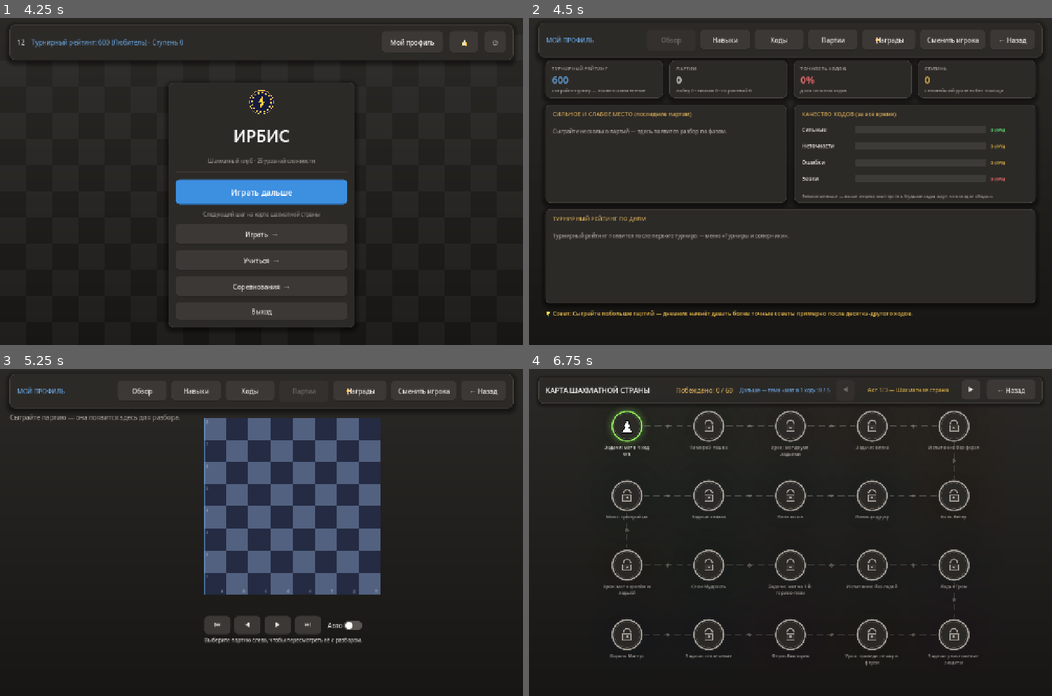
Above: before the commit, frames 1-4 (two rows, left to right).
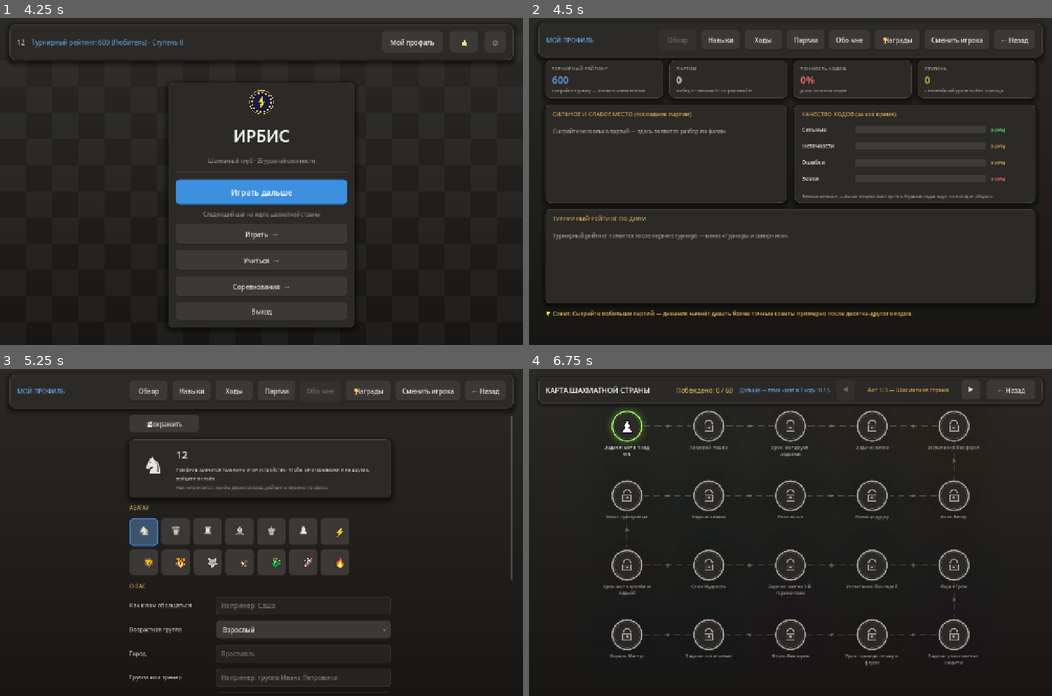
Above: after the commit, the same moments.

Repository: gish4ik1985-crypto/chess-off
Game: Godot game, scene res://scenes/Login.tscn
Two runs of this game, one before a commit and one after it. Both use one fixed random seed, a clock stepped at 60 frames per second and the inputs below.
Inputs (mouse positions are in pixels of both pictures, inside the frame that each line leads up to):
- Up to frame 1 (4.25 s): click "+ Новый игрок" at 0.5 s; click (261, 152) at 1.27 s; type "12" at 1.35 s; click "Взрослый" at 2 s; click "Создать и играть" at 2.75 s; click "Создать и играть" at 3.5 s
- Up to frame 2 (4.5 s): click "Мой профиль" at 4.25 s
- Up to frame 3 (5.25 s): click (319, 391) at 5 s, where only the run after the commit has a clickable "Обо мне"
- Up to frame 4 (6.75 s): click "← Назад" at 5.75 s; click "Играть дальше" at 6.5 s

Frame 1 is identical in both runs. In frame 2, 0.6% of the frame differs, in the area x 25-96%, y 5-9%; in frame 3, 22%, in the area x 1-98%, y 5-99%; in frame 4, nothing differs.

Commit message:
Профиль: вкладка «Обо мне» — аватар, имя, возраст, город, группа, опыт, разряд, цель, о себе, приватность, смена пароля
Co-Authored-By: Claude Sonnet 5.5 <noreply@anthropic.com>

Diff:
--- a/scripts/Cloud.gd
+++ b/scripts/Cloud.gd
@@ -348,6 +348,11 @@
 		"games": Profile.games_played,
 		"cups": Profile.tournaments_won,
 		"age": Profile.age_group,
+		"avatar": Profile.avatar,
+		"hidden": not Profile.public_visible,
+		"city": Profile.city if Profile.public_details else "",
+		"about": Profile.about if Profile.public_details else "",
+		"rank": Profile.rank_level,
 		"seen": int(Time.get_unix_time_from_system()),
 	}
 
@@ -360,6 +365,12 @@
 		return {"ok": false, "error": "Уже отправляется."}
 	_pushing = true
 	var res := await set_doc("players/" + uid, public_card())
+	if not res.ok:
+		# правила базы ещё старые (без новых полей анкеты) — отправляем короткую карточку
+		var basic := public_card()
+		for k in ["avatar", "hidden", "city", "about", "rank"]:
+			basic.erase(k)
+		res = await set_doc("players/" + uid, basic)
 	if res.ok:
 		var bytes := Profile.export_profile_bytes()
 		if bytes.size() > 0 and bytes.size() <= MAX_PRIVATE_BYTES:
--- a/scripts/Diary.gd
+++ b/scripts/Diary.gd
@@ -20,6 +20,8 @@
 var skills_draw: Node2D
 var page_moves: Control
 var page_games: Control
+var page_about: Control
+var tab_about: Button
 var overview_draw: Node2D
 
 const SkillProfileScript = preload("res://scripts/SkillProfile.gd")
@@ -90,15 +92,23 @@
 func _setup_profile_bar() -> void:
 	var bar: HBoxContainer = $TopBar/HBox
 	($TopBar/HBox/TitleLabel as Label).text = "МОЙ ПРОФИЛЬ"
+	for t in [$TopBar/HBox/TabOverview, $TopBar/HBox/TabSkills, $TopBar/HBox/TabMoves, $TopBar/HBox/TabGames]:
+		(t as Button).custom_minimum_size.x = 92
+	($TopBar/HBox/MenuButton as Button).custom_minimum_size.x = 92
+	tab_about = Button.new()
+	tab_about.text = "Обо мне"
+	tab_about.custom_minimum_size = Vector2(92, 0)
+	bar.add_child(tab_about)
+	bar.move_child(tab_about, $TopBar/HBox/TabGames.get_index() + 1)
 	var trophies := Button.new()
 	trophies.text = "🏆 Награды"
-	trophies.custom_minimum_size = Vector2(130, 0)
+	trophies.custom_minimum_size = Vector2(110, 0)
 	trophies.pressed.connect(func(): Global.open("res://scenes/TrophyRoom.tscn", "res://scenes/Diary.tscn"))
 	bar.add_child(trophies)
 	bar.move_child(trophies, $TopBar/HBox/MenuButton.get_index())
 	var switch_b := Button.new()
 	switch_b.text = "Сменить игрока"
-	switch_b.custom_minimum_size = Vector2(150, 0)
+	switch_b.custom_minimum_size = Vector2(130, 0)
 	switch_b.pressed.connect(func():
 		Global.back_stack.clear()
 		get_tree().change_scene_to_file("res://scenes/Login.tscn"))
@@ -111,10 +121,13 @@
 	tab_skills.pressed.connect(func(): _show_tab(3))
 	tab_moves.pressed.connect(func(): _show_tab(1))
 	tab_games.pressed.connect(func(): _show_tab(2))
+	tab_about.pressed.connect(func(): _show_tab(4))
 	_build_overview_page()
 	_build_skills_page()
 	_build_moves_page()
 	_build_games_page()
+	page_about = preload("res://scripts/ProfileForm.gd").new()
+	add_child(page_about)
 	_show_tab(0)
 
 func _exit_tree() -> void:
@@ -132,11 +145,17 @@
 func _on_menu_pressed() -> void:
 	Global.go_back()
 
+func _open_about_tab() -> void: # для снимков экрана
+	_show_tab(4)
+
+
 func _show_tab(i: int) -> void:
 	page_overview.visible = i == 0
 	page_moves.visible = i == 1
 	page_games.visible = i == 2
 	page_skills.visible = i == 3
+	page_about.visible = i == 4
+	tab_about.disabled = i == 4
 	tab_skills.disabled = i == 3
 	tab_overview.disabled = i == 0
 	tab_moves.disabled = i == 1
--- a/scripts/Menu.gd
+++ b/scripts/Menu.gd
@@ -382,7 +382,7 @@
 	_show_panel(main_panel)
 
 func _update_profile_bar() -> void:
-	user_label.text = Profile.display_name
+	user_label.text = (Profile.avatar + " " if Profile.avatar != "" else "") + (Profile.call_name if Profile.call_name != "" else Profile.display_name)
 	rating_label.text = "Турнирный рейтинг: %d (%s) · Ступень %d" % [round(Profile.tournament_rating), Profile.rating_title(), Profile.clean_step()]
 	rating_label.tooltip_text = "Турнирный рейтинг растёт от турниров. Ступень — сильнейший уровень компьютера, побеждённый без помощи."
 	rating_label.mouse_filter = Control.MOUSE_FILTER_STOP
--- a/scripts/Players.gd
+++ b/scripts/Players.gd
@@ -81,6 +81,8 @@
 	_clear()
 	var place := 0
 	for d in r.docs:
+		if bool(d.get("hidden", false)) and String(d.get("nick", "")) != Cloud.nick:
+			continue # игрок скрыл себя в настройках приватности
 		place += 1
 		_list.add_child(_row(place, d))
 
@@ -98,12 +100,18 @@
 	name_box.size_flags_horizontal = Control.SIZE_EXPAND_FILL
 	h.add_child(name_box)
 	var nm := Label.new()
-	nm.text = ("⭐ " if mine else "") + String(d.get("nick", "?"))
+	nm.text = ("⭐ " if mine else "") + String(d.get("avatar", "")) + (" " if String(d.get("avatar", "")) != "" else "") + String(d.get("nick", "?"))
 	nm.add_theme_font_size_override("font_size", 17)
 	nm.add_theme_color_override("font_color", Color(1, 0.65, 0.95) if mine else Color(0.1, 0.95, 1))
 	name_box.add_child(nm)
 	var sub := Label.new()
 	sub.text = "%s · партий: %d · кубков: %d" % [d.get("title", ""), int(d.get("games", 0)), int(d.get("cups", 0))]
+	var extra := String(d.get("city", ""))
+	if String(d.get("about", "")) != "":
+		extra += (" · " if extra != "" else "") + String(d.get("about", ""))
+	if extra != "":
+		sub.text += "
+" + extra
 	sub.add_theme_font_size_override("font_size", 12)
 	sub.add_theme_color_override("font_color", Color(0.55, 0.6, 0.7))
 	name_box.add_child(sub)
--- a/scripts/Profile.gd
+++ b/scripts/Profile.gd
@@ -56,6 +56,17 @@
 var current_user: String = "" # sanitized file key; "" means no user logged in yet
 var display_name: String = ""
 var age_group: String = "" # "kid" / "teen" / "adult" / "" — для подбора подсказок и тона обучения
+# Личная информация (вкладка «Обо мне» в профиле)
+var avatar: String = ""
+var call_name: String = ""
+var city: String = ""
+var club_group: String = ""
+var about: String = ""
+var experience: int = 0 # индекс в ProfileForm.EXPERIENCE
+var rank_level: int = 0 # индекс в ProfileForm.RANKS
+var goal: int = 0 # индекс в ProfileForm.GOALS
+var public_visible: bool = true # показывать в таблице «Игроки школы»
+var public_details: bool = true # показывать город и «о себе»
 
 var rating: float = Glicko2.DEFAULT_RATING
 var rd: float = Glicko2.DEFAULT_RD
@@ -271,6 +282,16 @@
 
 func _reset_defaults() -> void:
 	age_group = ""
+	avatar = ""
+	call_name = ""
+	city = ""
+	club_group = ""
+	about = ""
+	experience = 0
+	rank_level = 0
+	goal = 0
+	public_visible = true
+	public_details = true
 	rating = Glicko2.DEFAULT_RATING
 	rd = Glicko2.DEFAULT_RD
 	volatility = Glicko2.DEFAULT_VOLATILITY
@@ -1527,6 +1548,16 @@
 	var cfg = ConfigFile.new()
 	cfg.set_value("meta", "display_name", display_name)
 	cfg.set_value("meta", "age_group", age_group)
+	cfg.set_value("about", "avatar", avatar)
+	cfg.set_value("about", "call_name", call_name)
+	cfg.set_value("about", "city", city)
+	cfg.set_value("about", "club_group", club_group)
+	cfg.set_value("about", "about", about)
+	cfg.set_value("about", "experience", experience)
+	cfg.set_value("about", "rank_level", rank_level)
+	cfg.set_value("about", "goal", goal)
+	cfg.set_value("about", "public_visible", public_visible)
+	cfg.set_value("about", "public_details", public_details)
 	cfg.set_value("rating", "value", rating)
 	cfg.set_value("rating", "rd", rd)
 	cfg.set_value("rating", "volatility", volatility)
@@ -1642,6 +1673,16 @@
 		push_warning("Профиль повреждён, восстановлен из .bak: " + path)
 	display_name = cfg.get_value("meta", "display_name", display_name)
 	age_group = cfg.get_value("meta", "age_group", "")
+	avatar = String(cfg.get_value("about", "avatar", ""))
+	call_name = String(cfg.get_value("about", "call_name", ""))
+	city = String(cfg.get_value("about", "city", ""))
+	club_group = String(cfg.get_value("about", "club_group", ""))
+	about = String(cfg.get_value("about", "about", ""))
+	experience = int(cfg.get_value("about", "experience", 0))
+	rank_level = int(cfg.get_value("about", "rank_level", 0))
+	goal = int(cfg.get_value("about", "goal", 0))
+	public_visible = bool(cfg.get_value("about", "public_visible", true))
+	public_details = bool(cfg.get_value("about", "public_details", true))
 	rating = cfg.get_value("rating", "value", Glicko2.DEFAULT_RATING)
 	rd = cfg.get_value("rating", "rd", Glicko2.DEFAULT_RD)
 	volatility = cfg.get_value("rating", "volatility", Glicko2.DEFAULT_VOLATILITY)
--- /dev/null
+++ b/scripts/ProfileForm.gd
@@ -0,0 +1,238 @@
+extends ScrollContainer
+
+# Вкладка «Обо мне» в «Моём профиле»: личная информация игрока — аватар, как называть, возраст, город,
+# группа, опыт, разряд, цель, пара слов о себе и настройки приватности. Кнопка «Сохранить» — наверху.
+# Ник (имя в игре) не меняется: на нём держатся вход, рейтинг и перенос профиля.
+
+const AGE_GROUPS := [["kid", "Ребёнок (до 12)"], ["teen", "Подросток (12–17)"], ["adult", "Взрослый"]]
+const EXPERIENCE := ["Только учусь", "Играю для себя", "Играю в турнирах"]
+const RANKS := ["Нет разряда", "3 разряд", "2 разряд", "1 разряд", "КМС и выше"]
+const GOALS := ["Научиться играть", "Поднять рейтинг", "Готовлюсь к турнирам", "Просто для удовольствия"]
+const AVATARS := ["♞", "♛", "♜", "♝", "♚", "♟", "⚡", "🦁", "🐯", "🐺", "🦅", "🐉", "🚀", "🔥"]
+
+var _avatar := ""
+var _avatar_buttons: Dictionary = {}
+var _avatar_big: Label
+var _call: LineEdit
+var _age: OptionButton
+var _city: LineEdit
+var _group: LineEdit
+var _exp: OptionButton
+var _rank: OptionButton
+var _goal: OptionButton
+var _about: LineEdit
+var _visible_chk: CheckButton
+var _details_chk: CheckButton
+var _status: Label
+var _save_btn: Button
+var _reset_btn: Button
+
+func _ready() -> void:
+	set_anchors_and_offsets_preset(Control.PRESET_FULL_RECT)
+	offset_top = 112.0
+	offset_left = 24.0
+	offset_right = -24.0
+	offset_bottom = -8.0
+	horizontal_scroll_mode = ScrollContainer.SCROLL_MODE_DISABLED
+	var center := CenterContainer.new()
+	center.size_flags_horizontal = Control.SIZE_EXPAND_FILL
+	add_child(center)
+	var col := VBoxContainer.new()
+	col.custom_minimum_size = Vector2(640, 0)
+	col.add_theme_constant_override("separation", 14)
+	center.add_child(col)
+
+	# верхняя строка: сохранить и результат
+	var top := HBoxContainer.new()
+	top.add_theme_constant_override("separation", 12)
+	col.add_child(top)
+	_save_btn = Button.new()
+	_save_btn.text = "💾 Сохранить"
+	_save_btn.custom_minimum_size = Vector2(170, 46)
+	_save_btn.pressed.connect(_on_save)
+	top.add_child(_save_btn)
+	_status = Label.new()
+	_status.size_flags_horizontal = Control.SIZE_EXPAND_FILL
+	_status.autowrap_mode = TextServer.AUTOWRAP_WORD_SMART
+	_status.add_theme_font_size_override("font_size", 13)
+	top.add_child(_status)
+
+	# визитка: аватар, ник, где хранится профиль
+	var card := PanelContainer.new()
+	col.add_child(card)
+	var card_row := HBoxContainer.new()
+	card_row.add_theme_constant_override("separation", 16)
+	card.add_child(card_row)
+	_avatar_big = Label.new()
+	_avatar_big.add_theme_font_size_override("font_size", 52)
+	_avatar_big.custom_minimum_size = Vector2(80, 0)
+	_avatar_big.horizontal_alignment = HORIZONTAL_ALIGNMENT_CENTER
+	_avatar_big.vertical_alignment = VERTICAL_ALIGNMENT_CENTER
+	card_row.add_child(_avatar_big)
+	var card_col := VBoxContainer.new()
+	card_col.size_flags_horizontal = Control.SIZE_EXPAND_FILL
+	card_row.add_child(card_col)
+	var nick := Label.new()
+	nick.text = Profile.display_name
+	nick.add_theme_font_size_override("font_size", 24)
+	card_col.add_child(nick)
+	var acc := Label.new()
+	acc.autowrap_mode = TextServer.AUTOWRAP_WORD_SMART
+	acc.add_theme_font_size_override("font_size", 12)
+	acc.text = _account_text()
+	card_col.add_child(acc)
+	var nick_hint := Label.new()
+	nick_hint.text = "Ник не меняется: на нём держатся вход, рейтинг и перенос профиля."
+	nick_hint.autowrap_mode = TextServer.AUTOWRAP_WORD_SMART
+	nick_hint.add_theme_font_size_override("font_size", 11)
+	nick_hint.add_theme_color_override("font_color", Color(0.55, 0.6, 0.7))
+	card_col.add_child(nick_hint)
+
+	# аватар
+	col.add_child(_section("Аватар"))
+	var grid := GridContainer.new()
+	grid.columns = 7
+	grid.add_theme_constant_override("h_separation", 8)
+	grid.add_theme_constant_override("v_separation", 8)
+	col.add_child(grid)
+	_avatar = Profile.avatar if Profile.avatar != "" else AVATARS[0]
+	for a in AVATARS:
+		var b := Button.new()
+		b.text = a
+		b.toggle_mode = true
+		b.custom_minimum_size = Vector2(70, 56)
+		b.add_theme_font_size_override("font_size", 26)
+		b.pressed.connect(_pick_avatar.bind(a))
+		grid.add_child(b)
+		_avatar_buttons[a] = b
+	_pick_avatar(_avatar)
+
+	# личное
+	col.add_child(_section("О вас"))
+	_call = _line(col, "Как к вам обращаться", Profile.call_name, "Например: Саша", 24)
+	_age = _option(col, "Возрастная группа", AGE_GROUPS.map(func(g): return g[1]), _age_index())
+	_city = _line(col, "Город", Profile.city, "Ярославль", 30)
+	_group = _line(col, "Группа или тренер", Profile.club_group, "Например: группа Ивана Петровича", 40)
+	_about = _line(col, "Пара слов о себе", Profile.about, "Люблю гамбиты и мультики", 80)
+
+	col.add_child(_section("Шахматы"))
+	_exp = _option(col, "Опыт", EXPERIENCE, Profile.experience)
+	_rank = _option(col, "Разряд", RANKS, Profile.rank_level)
+	_goal = _option(col, "Цель", GOALS, Profile.goal)
+
+	col.add_child(_section("Приватность"))
+	_visible_chk = CheckButton.new()
+	_visible_chk.text = "Показывать меня в таблице «Игроки школы»"
+	_visible_chk.button_pressed = Profile.public_visible
+	col.add_child(_visible_chk)
+	_details_chk = CheckButton.new()
+	_details_chk.text = "Показывать другим мой город и «пару слов о себе»"
+	_details_chk.button_pressed = Profile.public_details
+	col.add_child(_details_chk)
+	var priv := Label.new()
+	priv.text = "Статистика ходов, сильные и слабые стороны всегда остаются только у вас."
+	priv.autowrap_mode = TextServer.AUTOWRAP_WORD_SMART
+	priv.add_theme_font_size_override("font_size", 12)
+	priv.add_theme_color_override("font_color", Color(0.55, 0.6, 0.7))
+	col.add_child(priv)
+
+	# аккаунт
+	if Cloud.enabled and Cloud.signed_in and Cloud.email != "":
+		col.add_child(_section("Аккаунт"))
+		_reset_btn = Button.new()
+		_reset_btn.text = "Сменить пароль — письмо на %s" % Cloud.email
+		_reset_btn.custom_minimum_size = Vector2(0, 46)
+		_reset_btn.pressed.connect(_on_reset_password)
+		col.add_child(_reset_btn)
+	var pad := Control.new()
+	pad.custom_minimum_size = Vector2(0, 24)
+	col.add_child(pad)
+
+func _account_text() -> String:
+	if Cloud.enabled and Cloud.signed_in:
+		return "Онлайн-аккаунт: %s. Профиль хранится в облаке и открывается с любого устройства." % Cloud.email
+	return "Профиль хранится только на этом устройстве. Чтобы он открывался и на других, войдите онлайн."
+
+func _age_index() -> int:
+	for i in range(AGE_GROUPS.size()):
+		if AGE_GROUPS[i][0] == Profile.age_group:
+			return i
+	return 2
+
+func _section(text: String) -> Label:
+	var l := Label.new()
+	l.text = text.to_upper()
+	l.add_theme_font_size_override("font_size", 13)
+	l.add_theme_color_override("font_color", Color(0.96, 0.76, 0.3))
+	return l
+
+func _field_row(parent: Control, caption: String) -> HBoxContainer:
+	var row := HBoxContainer.new()
+	row.add_theme_constant_override("separation", 12)
+	var l := Label.new()
+	l.text = caption
+	l.custom_minimum_size = Vector2(200, 0)
+	l.add_theme_font_size_override("font_size", 14)
+	row.add_child(l)
+	parent.add_child(row)
+	return row
+
+func _line(parent: Control, caption: String, value: String, hint: String, max_len: int) -> LineEdit:
+	var row := _field_row(parent, caption)
+	var e := LineEdit.new()
+	e.text = value
+	e.placeholder_text = hint
+	e.max_length = max_len
+	e.custom_minimum_size = Vector2(0, 44)
+	e.size_flags_horizontal = Control.SIZE_EXPAND_FILL
+	row.add_child(e)
+	return e
+
+func _option(parent: Control, caption: String, items: Array, selected: int) -> OptionButton:
+	var row := _field_row(parent, caption)
+	var o := OptionButton.new()
+	for it in items:
+		o.add_item(String(it))
+	o.selected = clampi(selected, 0, items.size() - 1)
+	o.custom_minimum_size = Vector2(0, 44)
+	o.size_flags_horizontal = Control.SIZE_EXPAND_FILL
+	row.add_child(o)
+	return o
+
+func _pick_avatar(a: String) -> void:
+	_avatar = a
+	for k in _avatar_buttons:
+		_avatar_buttons[k].button_pressed = k == a
+	_avatar_big.text = a
+
+func _on_save() -> void:
+	_save_btn.disabled = true
+	Profile.avatar = _avatar
+	Profile.call_name = _call.text.strip_edges()
+	Profile.age_group = AGE_GROUPS[_age.selected][0]
+	Profile.city = _city.text.strip_edges()
+	Profile.club_group = _group.text.strip_edges()
+	Profile.about = _about.text.strip_edges()
+	Profile.experience = _exp.selected
+	Profile.rank_level = _rank.selected
+	Profile.goal = _goal.selected
+	Profile.public_visible = _visible_chk.button_pressed
+	Profile.public_details = _details_chk.button_pressed
+	Profile.save_profile()
+	_status.text = "✔ Сохранено на этом устройстве."
+	if Cloud.enabled and Cloud.signed_in:
+		_status.text = "Сохраняю в облако…"
+		var r: Dictionary = await Cloud.push_profile()
+		if not is_inside_tree():
+			return
+		_status.text = "✔ Сохранено и отправлено в облако." if r.get("ok", false) else "Сохранено на устройстве. Облако: %s" % String(r.get("error", "не удалось отправить"))
+	_save_btn.disabled = false
+
+func _on_reset_password() -> void:
+	_reset_btn.disabled = true
+	_status.text = "Отправляю письмо…"
+	var r: Dictionary = await Cloud.send_password_reset(Cloud.email)
+	if not is_inside_tree():
+		return
+	_status.text = ("Письмо отправлено на %s. Проверьте и папку «Спам»." % Cloud.email) if r.get("ok", false) else String(r.get("error", "Не удалось отправить письмо."))
+	_reset_btn.disabled = false
--- a/scripts/tools/shots.gd
+++ b/scripts/tools/shots.gd
@@ -36,6 +36,8 @@
 			if only.size() > 0 and not (s in only):
 				continue
 			await _shot("res://scenes/%s.tscn" % s, "%s/%s_%s.png" % [out, t, s])
+			if s == "Diary":
+				await _shot("res://scenes/Diary.tscn", "%s/%s_DiaryAbout.png" % [out, t], "_open_about_tab")
 			if s == "Login" and Cloud.enabled:
 				await _shot("res://scenes/Login.tscn", "%s/%s_LoginOnline.png" % [out, t], "_open_online_window")
 			if s == "Menu":
Not shown, added: scripts/ProfileForm.gd.uid
Not shown, changed: docs/index.html
Not shown, changed: docs/index.pck
Not shown, changed: docs/index.service.worker.js
Not shown, changed: firebase/firestore.rules
Not shown, changed: firebase/setup.md
